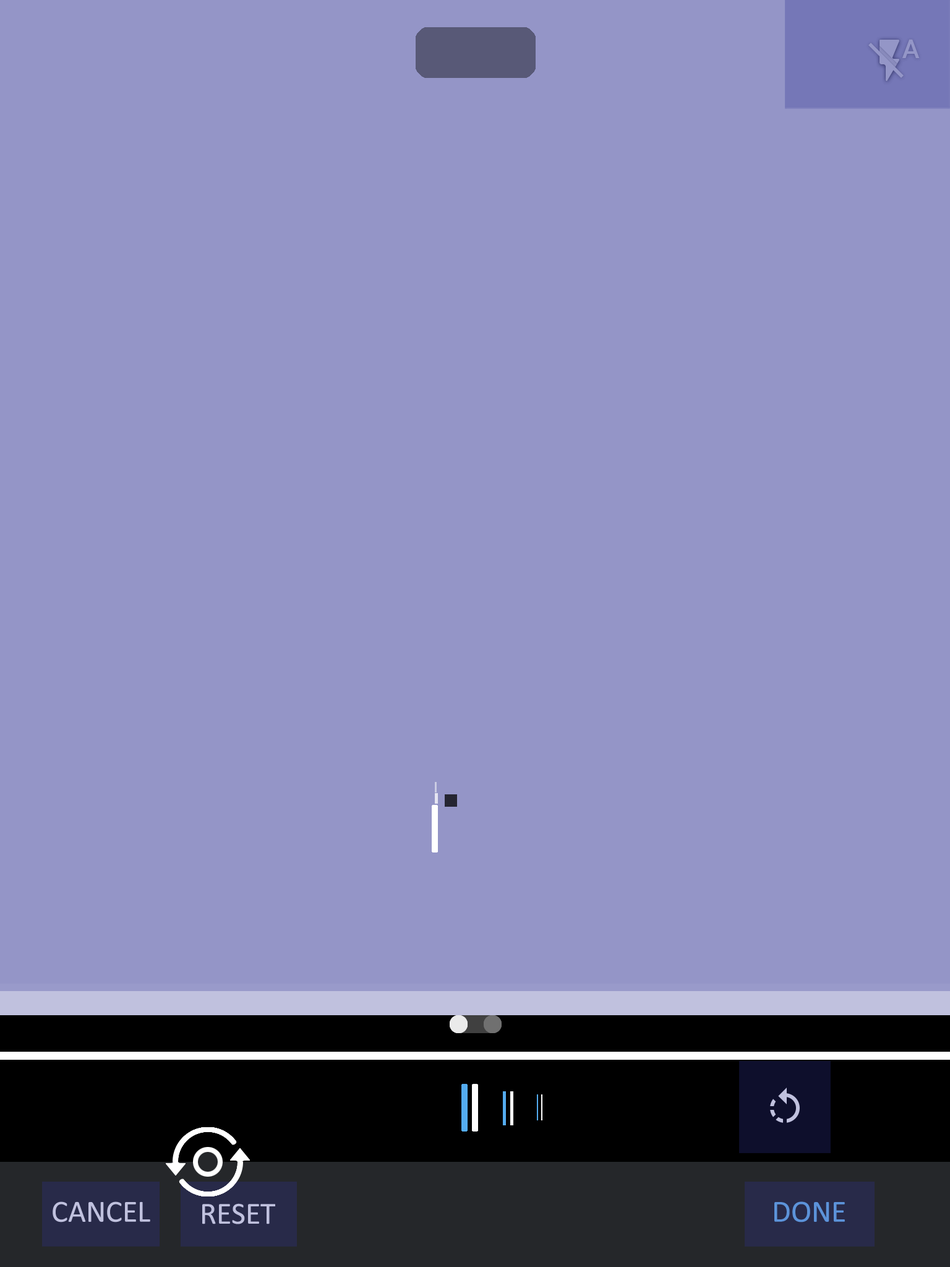
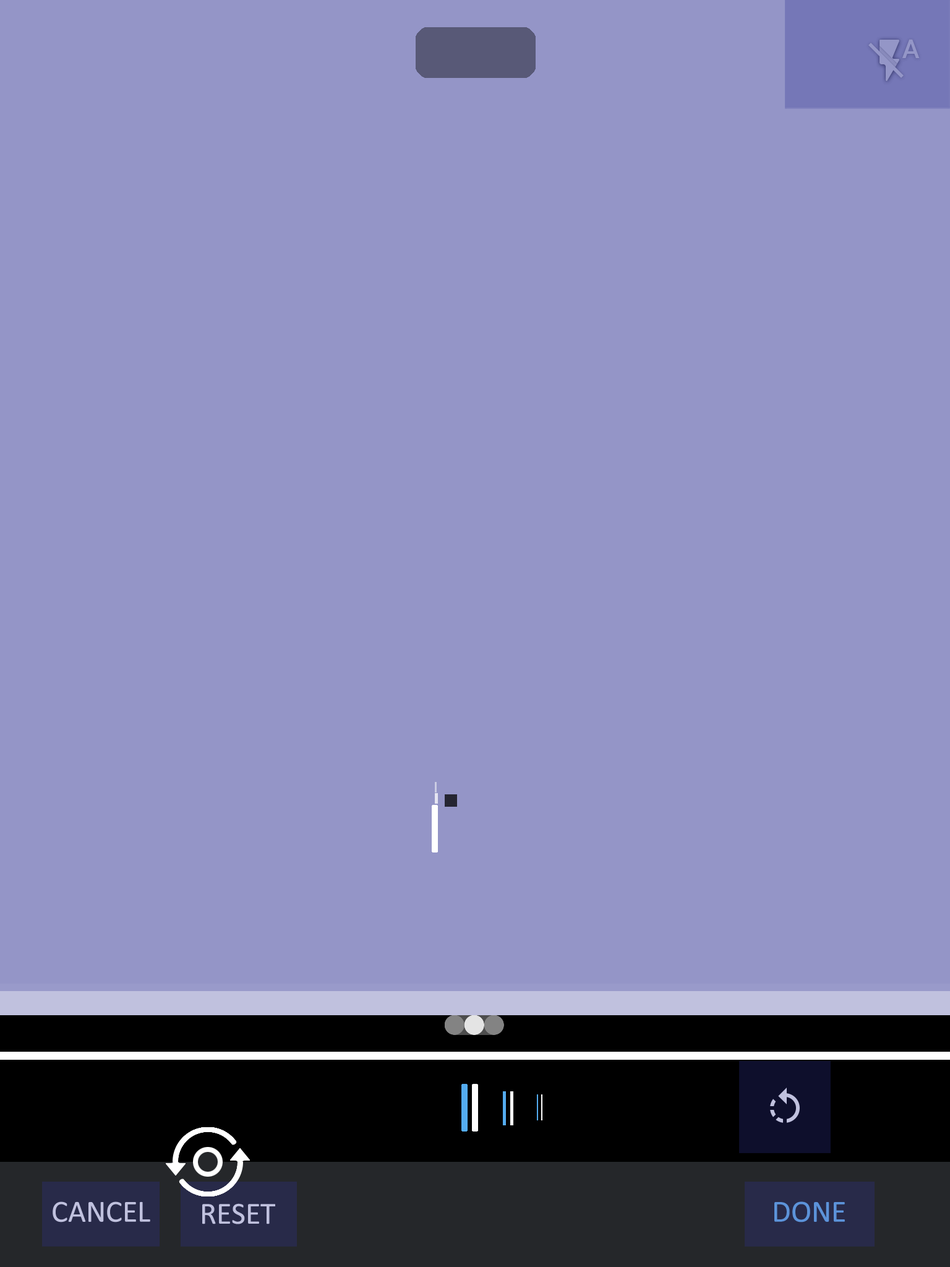
The second w=950, h=1267 image is a revision of the first. Changes to its layers:
painted on "I" over (x1=449, y1=1014, x2=485, y2=1035)
added layer "worm-R" (30%) in group "raster" over (x1=494, y1=1014, x2=505, y2=1035)
added layer "worm-L" (30%) in group "raster" over (x1=444, y1=1014, x2=455, y2=1035)
"worm": opacity 25% → 30%, moved it above "L", painted on it over (x1=449, y1=1014, x2=502, y2=1035)
"L": opacity 25% → 30%, moved it above "R", painted on it over (x1=444, y1=1014, x2=468, y2=1035)
"R": opacity 25% → 30%, painted on it over (x1=483, y1=1014, x2=505, y2=1035)
